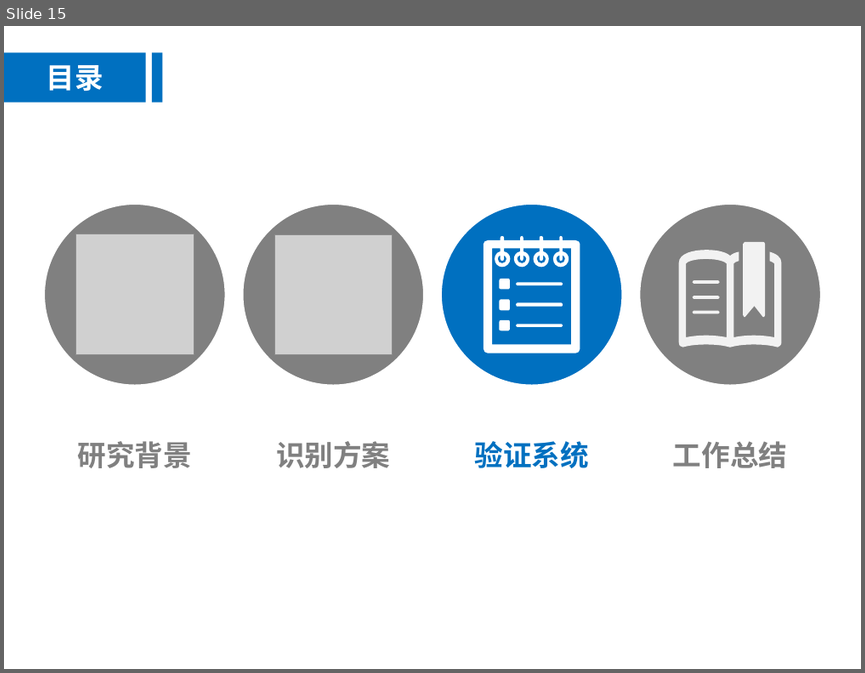
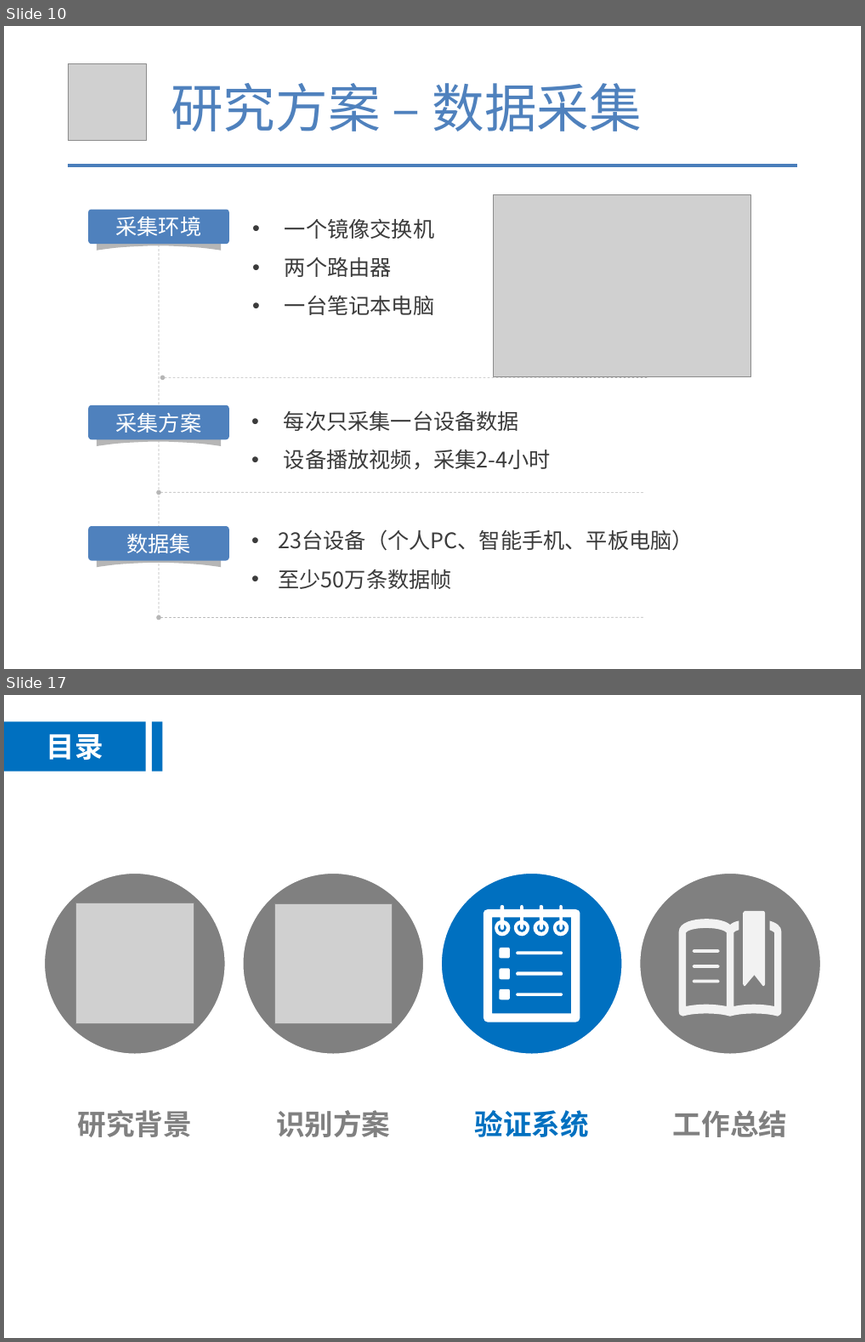
Before and after one commit to tianwen2017111/graduate_git, a slide deck: 余天文-硕5033班.pptx. Shown one above the other, each under a label of ours: slide 15 before the commit, slides 10 and 17 after it; the slides between them are not shown. The pictures are 865x673 and 865x1342 pixels, drawn with LibreOffice and Linux fonts; fonts in the diff are those of the drawing; grey boxes stand for pictures. Boxes give left, top, right and bottom in pixels: in the first picture for what was removed or moved away, otherwise in the second. Text is boxed around its words. In the diff, an @@ line names an element or a change of style, - is before the commit and + after.

```diff
--- a/余天文-硕5033班.pptx
+++ b/余天文-硕5033班.pptx
@@ slide 10 added at (4,26,861,669), background #FFFFFF @@
@@ picture added at (69,63,146,141) @@
@@ text added at (171,83,642,131), 44 pt, text #4F81BD @@
+研究方案 – 数据采集
@@ line added from (69, 165) to (796, 165), #4B7EBC 3 pt @@
@@ picture added at (494,195,750,376) @@
@@ rounded rectangle added at (88,210,228,244), fill #4F81BD, 18 pt, text #FFFFFF @@
+采集环境
@@ text added at (284,219,434,315), 18 pt, text #3B3B3B @@
+• 一个镜像交换机
+• 两个路由器
+• 一台笔记本电脑
@@ freeform shape added at (97,233,221,250), fill #B6B6B6 @@
@@ line added from (159, 232) to (159, 618), #B6B6B6 0.5 pt dashed @@
@@ arrow added from (647, 377) to (162, 377), #B6B6B6 0.5 pt dashed @@
@@ rounded rectangle added at (88,405,228,439), fill #4F81BD, 18 pt, text #FFFFFF @@
+采集方案
@@ freeform shape added at (97,430,221,446), fill #B6B6B6 @@
@@ text added at (284,411,551,470), 18 pt, text #3B3B3B @@
+• 每次只采集一台设备数据
+• 设备播放视频，采集2-4小时
@@ arrow added from (644, 492) to (159, 492), #B6B6B6 0.5 pt dashed @@
@@ rounded rectangle added at (88,526,228,560), fill #4F81BD, 18 pt, text #FFFFFF @@
+数据集
@@ text added at (279,529,693,589), 18 pt, text #3B3B3B @@
+• 23台设备（个人PC、智能手机、平板电脑）
+• 至少50万条数据帧
@@ freeform shape added at (97,550,221,567), fill #B6B6B6 @@
@@ arrow added from (644, 618) to (159, 618), #B6B6B6 0.5 pt dashed @@
@@ what was slide 15 is now slide 17 @@
```
Also in this commit, not shown: 6 slides changed, 9 other slides added, 10 slides removed, 3 other files.
